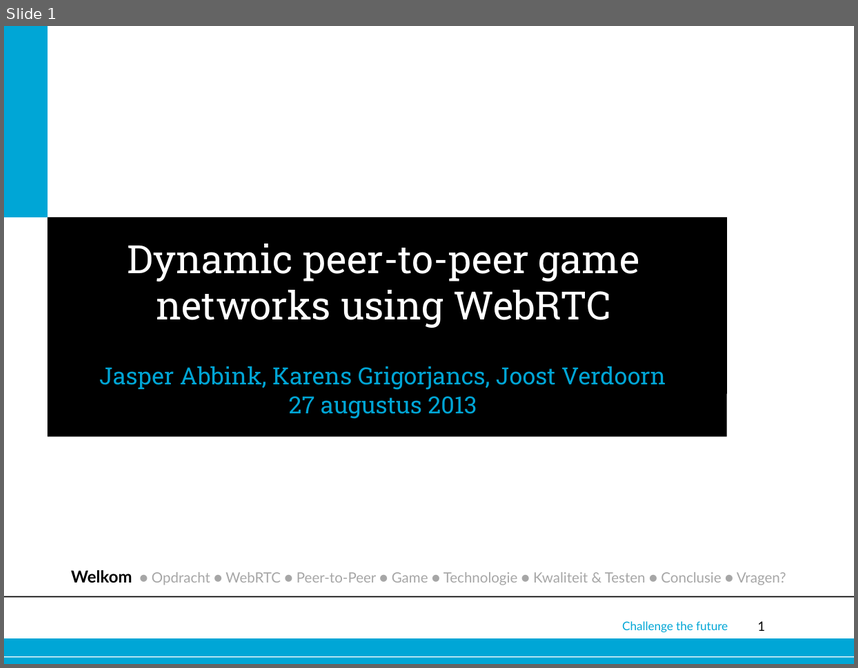
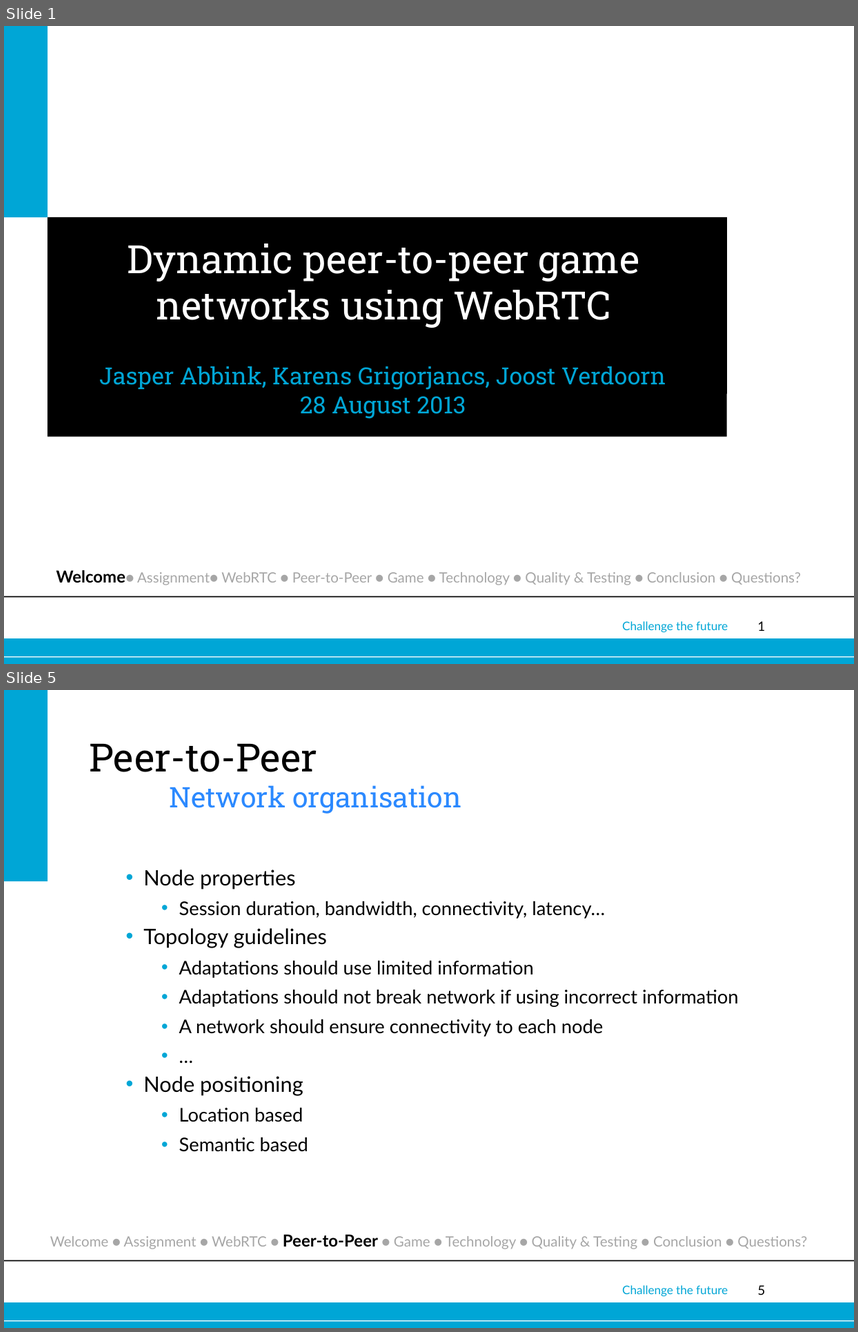
Before and after one commit to joostverdoorn/webrtc, a slide deck: documents/Eindpresentatie/webrtc.pptx. Shown one above the other, each under a label of ours: slide 1 before the commit, slides 1 and 5 after it; the slides between them are not shown. The pictures are 858x668 and 858x1332 pixels, drawn with LibreOffice and Linux fonts; fonts in the diff are those of the drawing; background and template pictures are left out. Boxes give left, top, right and bottom in pixels: in the first picture for what was removed or moved away, otherwise in the second. Text is boxed around its words. In the diff, an @@ line names an element or a change of style, - is before the commit and + after.

```diff
--- a/documents/Eindpresentatie/webrtc.pptx
+++ b/documents/Eindpresentatie/webrtc.pptx
@@ slide 5 added at box(4, 690, 854, 1328), background #FFFFFF; not listed: 5 template elements that a slide beside it also shows @@
@@ rectangle added at box(4, 690, 47, 881), fill #00A6D6 @@
@@ title added at box(90, 744, 461, 814), 24 pt, text #2B89FF @@
+Peer-to-Peer
+Network organisation
@@ text added at box(143, 869, 738, 1152), 16 pt, text #000000 @@
+  • Node properties
+    • Session duration, bandwidth, connectivity, latency…
+  • Topology guidelines
+    • Adaptations should use limited information
+    • Adaptations should not break network if using incorrect information
+    • A network should ensure connectivity to each node
+    • …
+  • Node positioning
+    • Location based
+    • Semantic based
@@ text added at box(50, 1234, 807, 1249), 12 pt, text #A6A6A6 @@
+Welcome ● Assignment ● WebRTC ● Peer-to-Peer ● Game ● Technology ● Quality & Testing ● Conclusion ● Questions?
@@ slide 1 changed as well @@
@@ subtitle at box(300, 396, 466, 419): text changed @@
-27 augustus 2013
+28 August 2013
@@ text at box(56, 570, 801, 585): text changed @@
-Welkom ● Opdracht ● WebRTC ● Peer-to-Peer ● Game ● Technologie ● Kwaliteit & Testen ● Conclusie ● Vragen?
+Welcome● Assignment● WebRTC ● Peer-to-Peer ● Game ● Technology ● Quality & Testing ● Conclusion ● Questions?
```
Also in this commit, not shown: 3 other slides changed, 3 other slides added, 3 other files.
